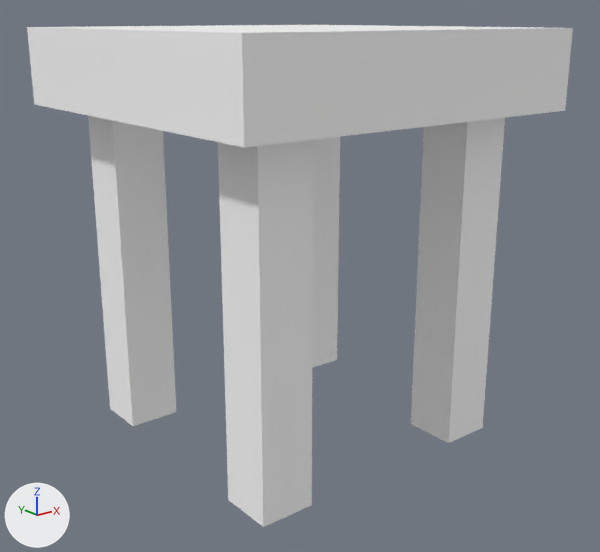
The glTF model assets/synty/simple_fantasy_interiors/models/SM_Prop_Stool_01.glb, before and after one commit.
Camera for both pictures: a camera (50 mm lens) standing at (-0.01264, -0.01616, 0.01046) and looking at (-0.00001, -0.00037, 0.00414). The lights are fixed; the arrows at lower left show +X, +Y and +Z.

The first picture shows 'SM_Prop_Stool_01'.
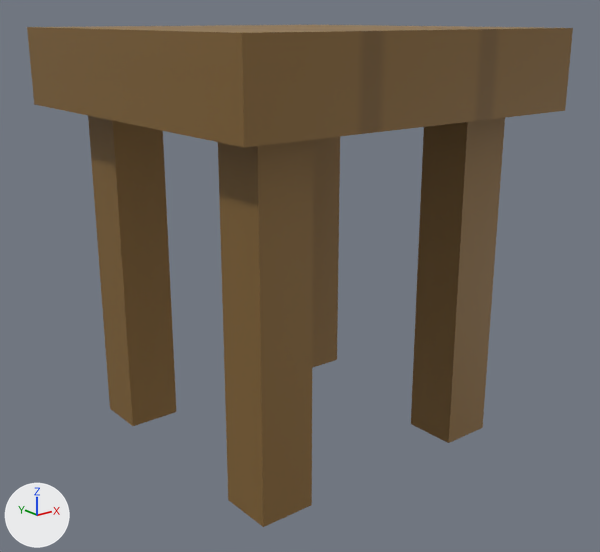
Edits to the bpy script that builds the scene:
```text
Add img_simplefantasyinteriorstexture:
    img_simplefantasyinteriorstexture = load_image('SimpleFantasyInteriorsTexture', '_unpacked/SimpleFantasyInteriorsTexture', 1024, 1024, 'sRGB')
Change mat_lambert1:
    remove mat_lambert1.base_color = (1.0, 1.0, 1.0)  # white #ffffff
    add mat_lambert1.texture = img_simplefantasyinteriorstexture
```

What differs and where, as boxes (x1, y1, x2, y2) in the pictures (600 x 552 px):
'SM_Prop_Stool_01', surface changed (grey to brown): (27, 25, 573, 527) in both
